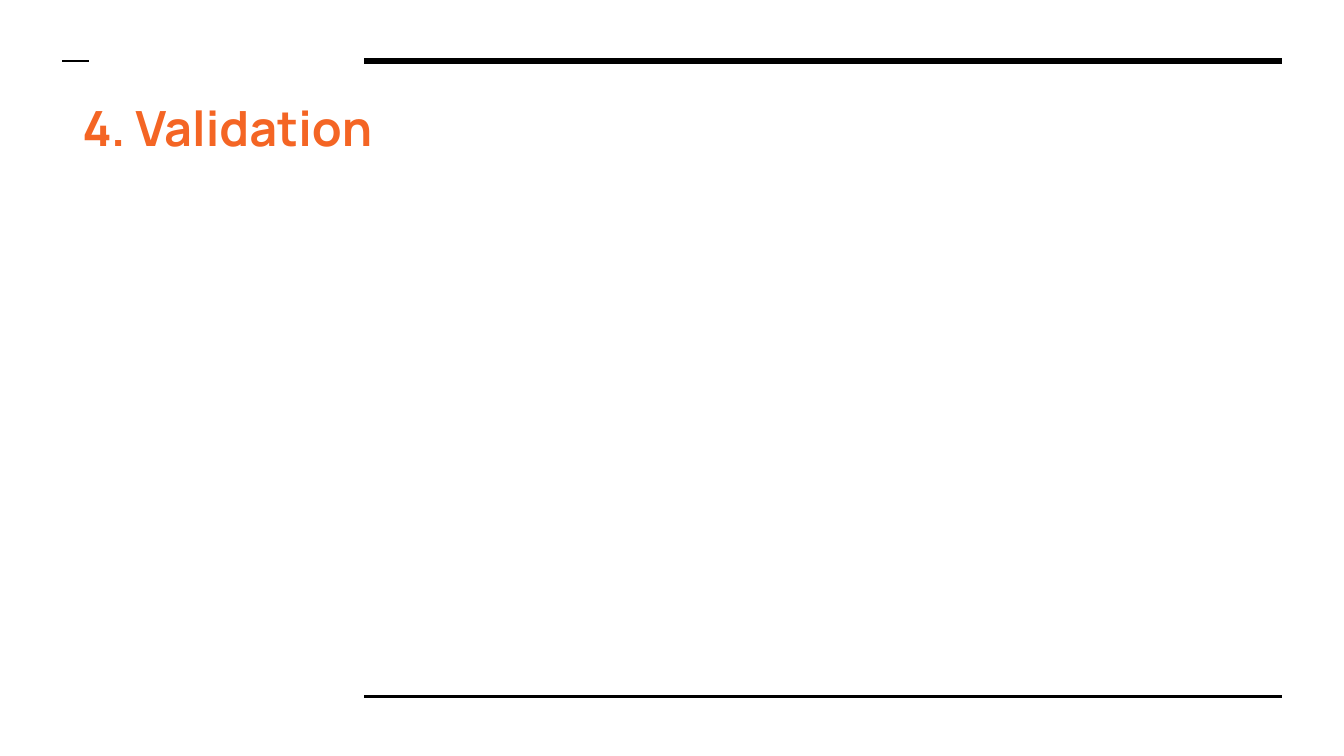
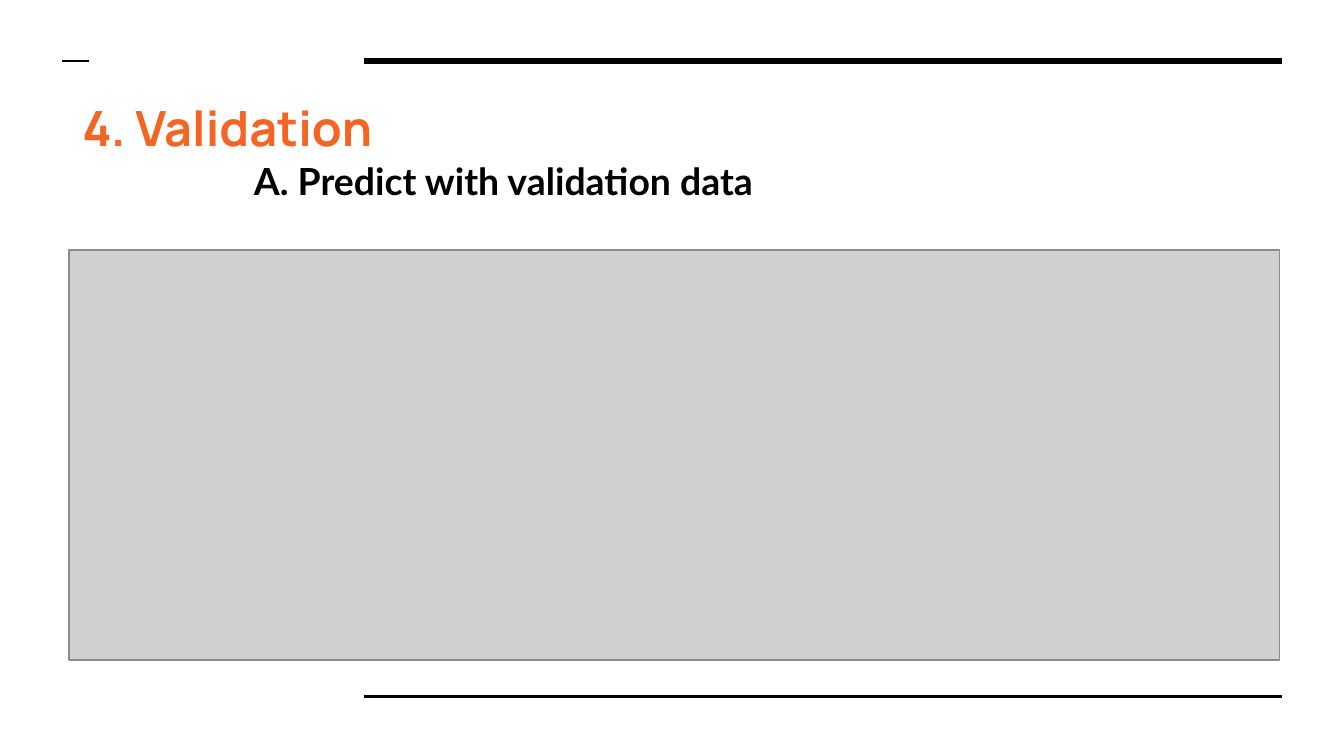
Before and after one commit to HoManLeung/Amazon-analysis, a slide deck: slide 21 of Final Project DS610.pptx (slide 16 before the commit). Drawn at 1344x756 pixels with LibreOffice and Linux fonts; fonts in the diff are those of the drawing; grey boxes stand for pictures. Boxes give left, top, right and bottom in pixels: in the first picture for what was removed or moved away, otherwise in the second. Text is boxed around its words. In the diff, an @@ line names an element or a change of style, - is before the commit and + after.

```diff
--- a/Final Project DS610.pptx
+++ b/Final Project DS610.pptx
@@ text added at [254, 167, 753, 196], 20 pt, text #000000, bold @@
+A. Predict with validation data
@@ picture added at [69, 250, 1279, 660] @@
```
Also in this commit, not shown: 2 other slides changed, 9 slides added.
